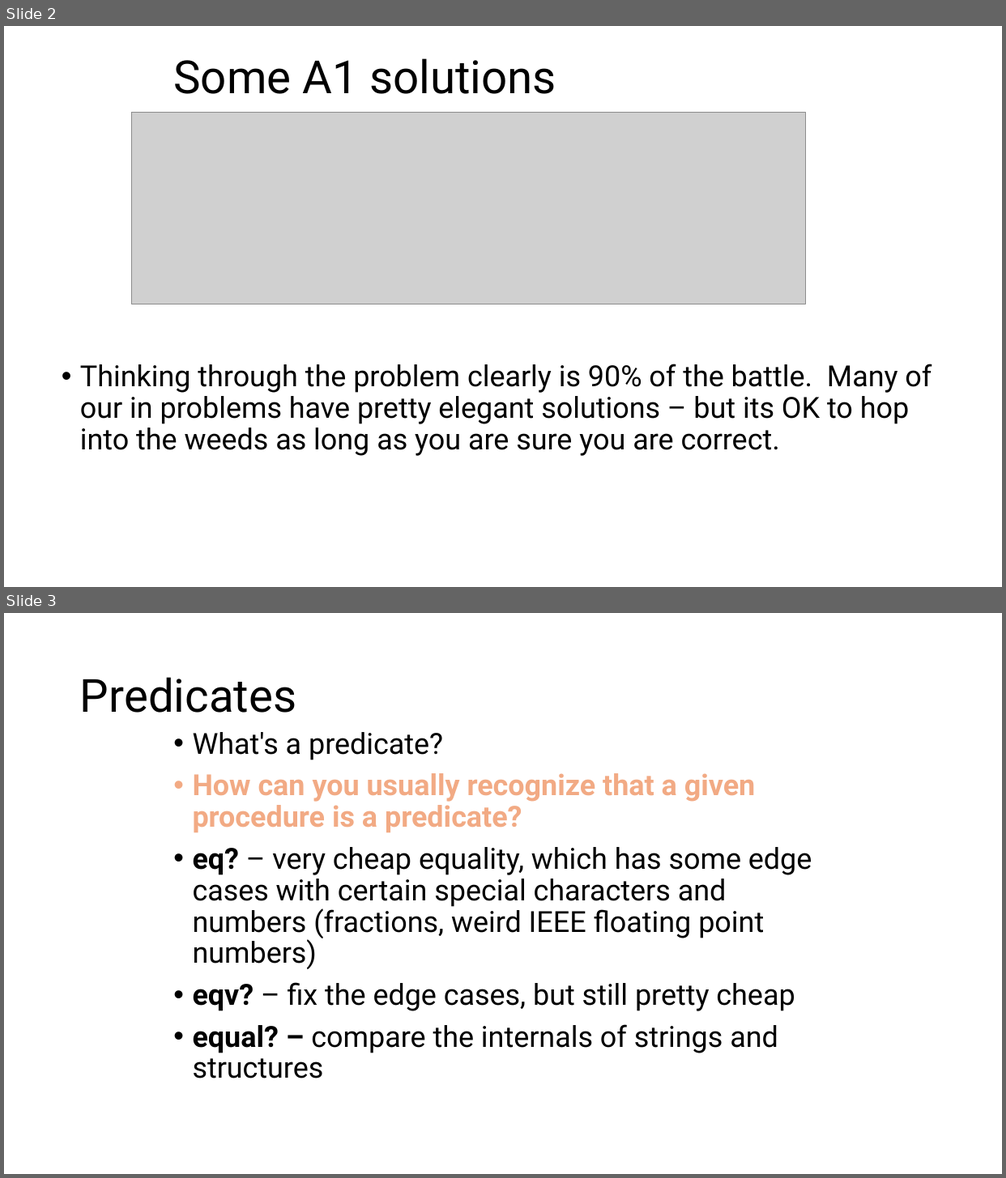
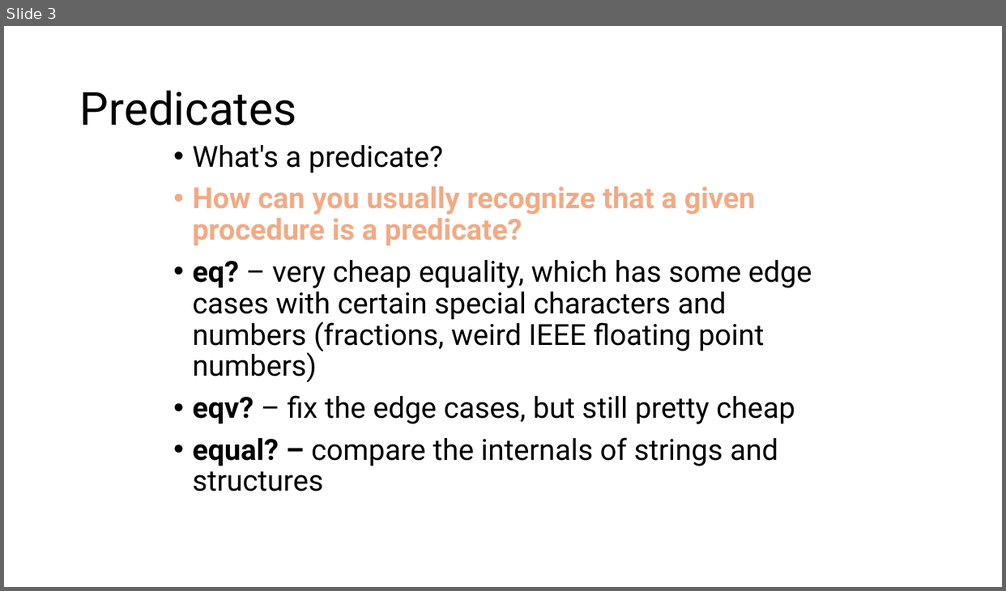
Before and after one commit to RHIT-CSSE/csse304, a slide deck: ClassMaterials/CourseIntro/CWA-intro.pptx. Shown one above the other, each under a label of ours: slides 2 and 3 before the commit, slide 3 after it. The pictures are 1006x1178 and 1006x591 pixels, drawn with LibreOffice and Linux fonts; fonts in the diff are those of the drawing; grey boxes stand for pictures. Boxes give left, top, right and bottom in pixels: in the first picture for what was removed or moved away, otherwise in the second. Text is boxed around its words. In the diff, an @@ line names an element or a change of style, - is before the commit and + after.

```diff
--- a/ClassMaterials/CourseIntro/CWA-intro.pptx
+++ b/ClassMaterials/CourseIntro/CWA-intro.pptx
@@ slide 2 removed at bbox=[4, 26, 1002, 587], background #FFFFFF @@
@@ title removed at bbox=[173, 58, 556, 94] @@
-Some A1 solutions
@@ picture removed at bbox=[132, 112, 806, 304] @@
@@ text removed at bbox=[80, 364, 931, 456] @@
-• Thinking through the problem clearly is 90% of the battle. Many of our in problems have pretty elegant solutions – but its OK to hop into the weeds as long as you are sure you are correct.
```
Also in this commit, not shown: 2 slides changed, 1 slide added, 2 other slides removed, 1 other file.
